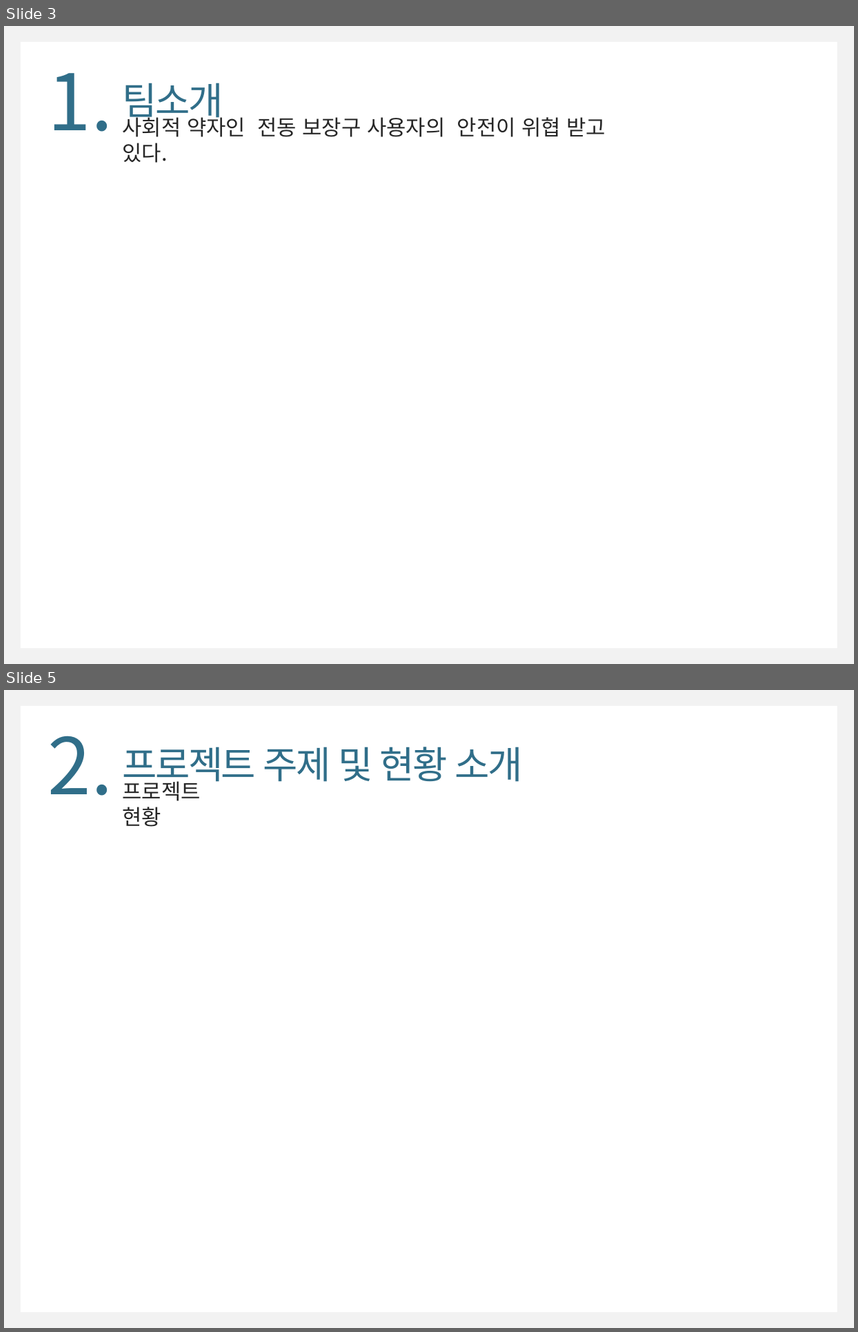
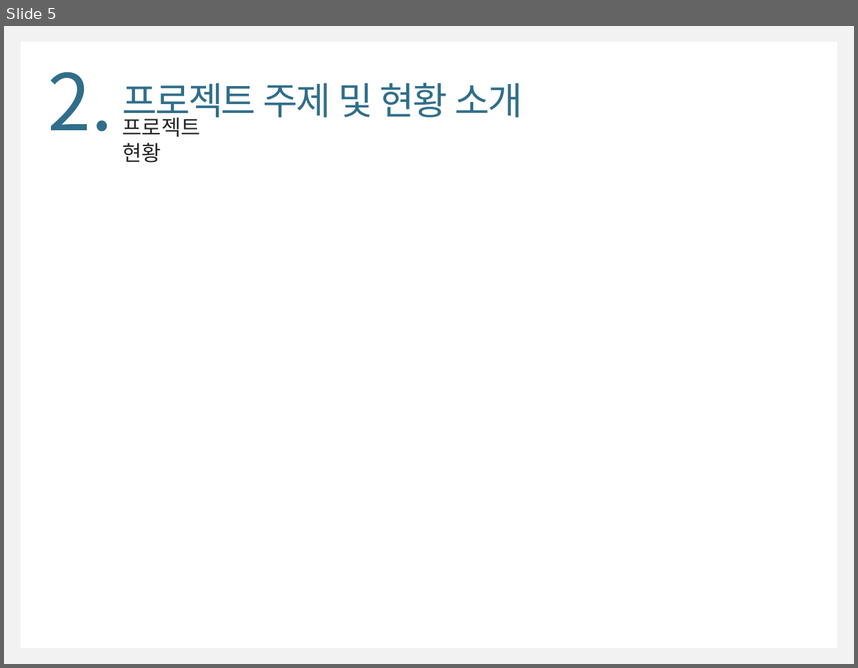
Before and after one commit to WongyuLee/KNU_SoftwareEngineering_2Team, a slide deck: SoftwareEngineering_2Team.pptx. Shown one above the other, each under a label of ours: slides 3 and 5 before the commit, slide 5 after it; the slides between them are not shown. The pictures are 858x1332 and 858x668 pixels, drawn with LibreOffice and Linux fonts; fonts in the diff are those of the drawing. Boxes give left, top, right and bottom in pixels: in the first picture for what was removed or moved away, otherwise in the second. Text is boxed around its words. In the diff, an @@ line names an element or a change of style, - is before the commit and + after.

```diff
--- a/SoftwareEngineering_2Team.pptx
+++ b/SoftwareEngineering_2Team.pptx
@@ slide 3 removed at (x1=4, y1=26, x2=854, y2=664), background #F2F2F2; not listed: 1 template element that a slide beside it also shows @@
@@ text removed at (x1=48, y1=73, x2=113, y2=132) @@
-1.
@@ text removed at (x1=122, y1=83, x2=223, y2=124) @@
-팀소개
@@ text removed at (x1=122, y1=114, x2=606, y2=137) @@
-사회적 약자인 전동 보장구 사용자의 안전이 위협 받고 있다.
```
Also in this commit, not shown: 7 slides changed, 3 slides added.
